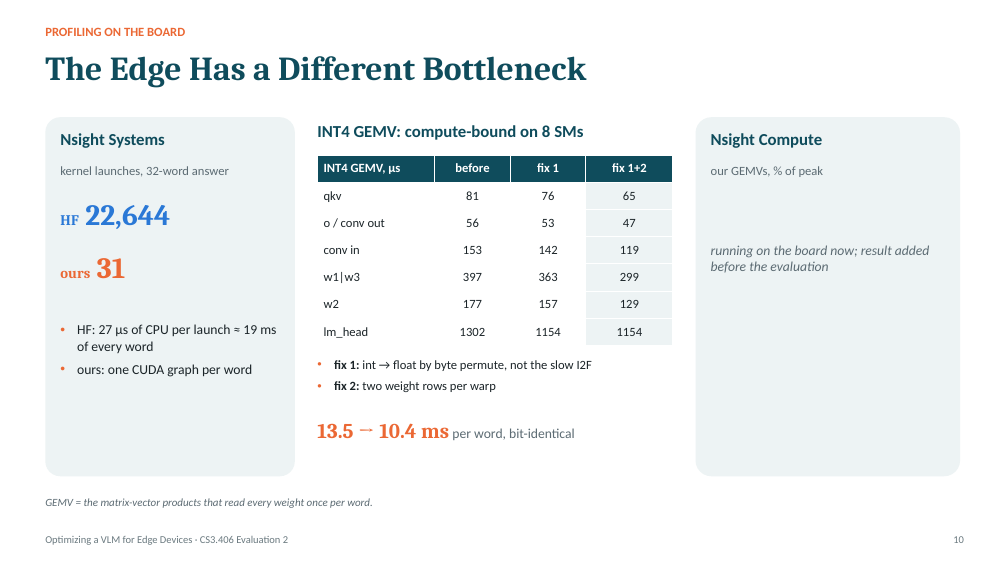
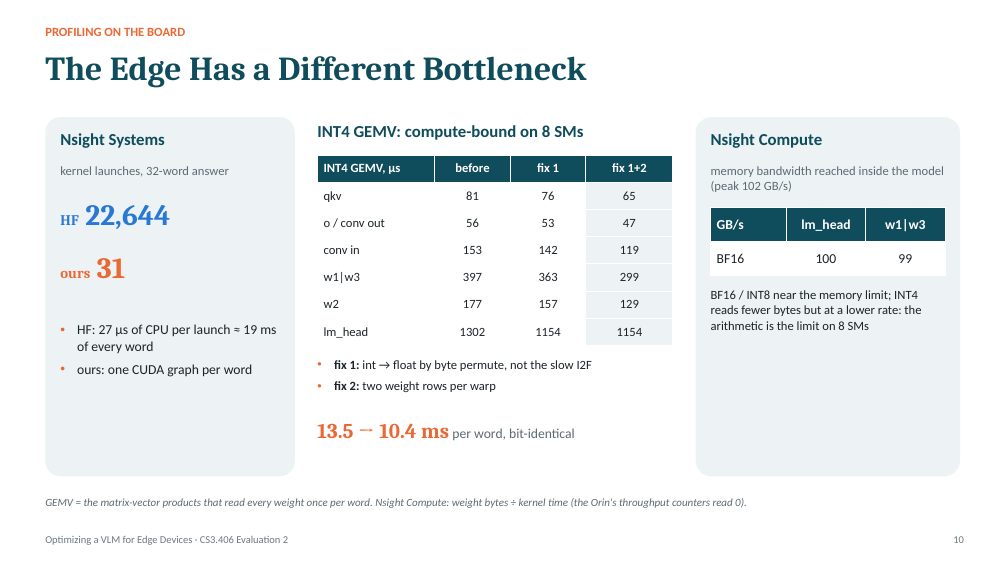
Before and after one commit to jainilbavishi24/LFM2.5-VL-Optimization, a slide deck: slide 10 of presentations/eval2/PAA_Eval2_Working_Prototype.pptx. Drawn at 1008x567 pixels with LibreOffice and Linux fonts; fonts in the diff are those of the drawing. Boxes give left, top, right and bottom in pixels: in the first picture for what was removed or moved away, otherwise in the second. Text is boxed around its words. In the diff, an @@ line names an element or a change of style, - is before the commit and + after.

Commit message:
jetson ncu bf16: gemv at 99-100 GB/s in the model; orin counters read 0, use kernel times

```diff
--- a/presentations/eval2/PAA_Eval2_Working_Prototype.pptx
+++ b/presentations/eval2/PAA_Eval2_Working_Prototype.pptx
@@ text at bbox=[711, 166, 944, 192]: text changed @@
-our GEMVs, % of peak
+memory bandwidth reached inside the model (peak 102 GB/s)
@@ table added at bbox=[711, 208, 945, 276], 2 rows, 3 columns @@
+GB/s | lm_head | w1|w3
+BF16 | 100 | 99
@@ text removed at bbox=[711, 245, 930, 273] @@
-running on the board now; result added before the evaluation
@@ text added at bbox=[711, 290, 921, 330], 12 pt, text #1B2428 @@
+BF16 / INT8 near the memory limit; INT4 reads fewer bytes but at a lower rate: the arithmetic is the limit on 8 SMs
@@ text at bbox=[45, 498, 747, 508]: text changed @@
-GEMV = the matrix-vector products that read every weight once per word.
+GEMV = the matrix-vector products that read every weight once per word. Nsight Compute: weight bytes ÷ kernel time (the Orin's throughput counters read 0).
```
Also in this commit, not shown: 3 other files.
